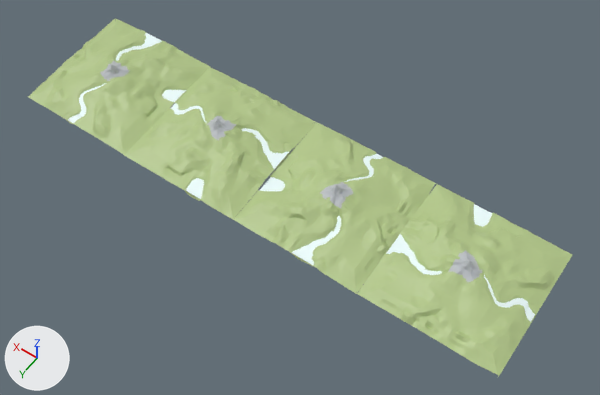
One commit to the FBX model production/Flux/FluxContent/models/env/Ground.fbx: the scene before it, then after it.
One viewpoint serves both versions: a camera (50 mm lens) standing at (-2.25, 1.45, 2.62) and looking at (-1.02, -0.26, -0.08). Every picture has the same lights, and +X, +Y and +Z are marked at lower left. Where no turn or scale is listed for an object, it has been applied to the vertices. Vertices at the same position are counted once.
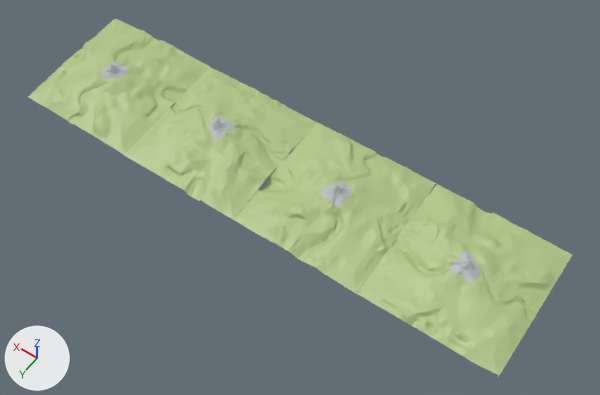
Commit message: Updated ground models.

Pixel boxes [x1, y1, x2, y2] of what changed, in the pictures (600 x 395 px; the box of a moved part takes in the faces that stretch with it):
part 1 of me_mesh, deleted: before [116, 33, 162, 61]
part 2 of me_mesh, deleted: before [291, 216, 341, 265]
part 3 of me_mesh, deleted: before [386, 234, 442, 275]
part 4 of me_mesh, deleted: before [162, 90, 186, 102]
part 5 of me_mesh, deleted: before [259, 177, 285, 192]
part 6 of me_mesh, moved or reshaped: before [52, 83, 107, 135]; after [52, 101, 95, 135]
part 7 of me_mesh, moved or reshaped: before [158, 103, 383, 204]; after [158, 121, 362, 204]
part 8 of me_mesh, moved or reshaped: before [467, 200, 535, 322]; after [467, 200, 508, 292]

The edits, one by one:
me_mesh is used by ob_polysurface1; location (0.0, 0.0, 0.0).
me_mesh had 6340 vertices, 11452 faces and spanned x -2.06..0.3, y -0.59..0.0, z -0.07..0.09.
me_mesh no longer uses material mat_pasted__water1 (white #efffff).
me_mesh now has 6268 vertices, 11428 faces and spans x -2.06..0.3, y -0.59..0.0, z -0.07..0.09.
me_mesh part 1: the loose piece of 6 vertices spanning x -0.01..0.12, y -0.58..-0.35, z 0.0..0.02 is deleted.
me_mesh part 2: the loose piece of 6 vertices spanning x -1.29..-1.16, y -0.23..0.0, z -0.05..0.01 is deleted.
me_mesh part 3: the loose piece of 6 vertices spanning x -1.7..-1.47, y -0.3..-0.17, z -0.03..0.02 is deleted.
me_mesh part 4: the loose piece of 4 vertices spanning x -0.29..-0.17, y -0.43..-0.29, z -0.03..-0.01 is deleted.
me_mesh part 5: the loose piece of 4 vertices spanning x -1.01..-0.89, y -0.3..-0.15, z -0.04..-0.02 is deleted.
Part 6, on me_mesh:
8 vertices are removed from x -0.09..0.12, y -0.23..0.0, z -0.05..0.03.
21 faces are deleted.
3 vertices move within x -0.09..0.12, y -0.04..0.0, z -0.05..-0.03.
18 new faces join them, mat_pasted__grass1 (green #b2c689).
Part 7, on me_mesh:
26 vertices are removed from x -1.29..-0.3, y -0.58..0.0, z -0.05..0.04.
37 faces are deleted.
4 vertices move within x -1.25..-0.88, y -0.54..-0.28, z -0.02..0.04.
11 new faces join them, mat_pasted__grass2 (green #b2c689).
17 new faces join them, mat_pasted__grass3 (green #b2c689).
Part 8, on me_mesh:
12 vertices are removed from x -2.05..-1.62, y -0.58..-0.17, z -0.03..0.04.
16 faces are deleted.
12 new faces join them, mat_pasted__grass4 (green #b2c689).
me_mesh no longer uses material mat_pasted__water2 (white #efffff).
me_mesh no longer uses material mat_pasted__water3 (white #efffff).
me_mesh no longer uses material mat_pasted__water4 (white #efffff).
